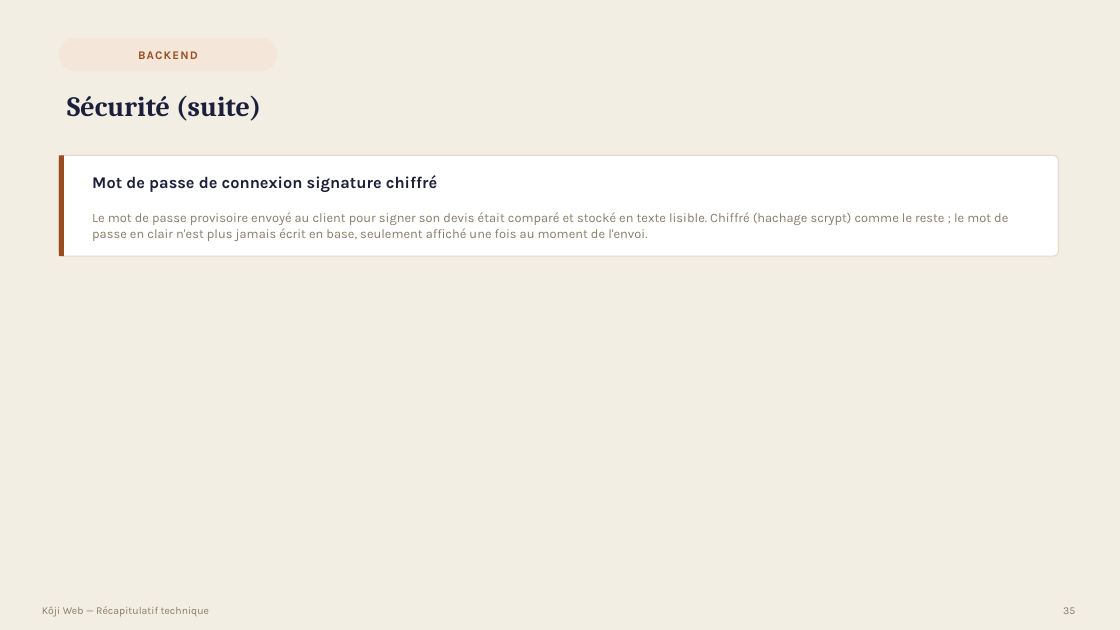
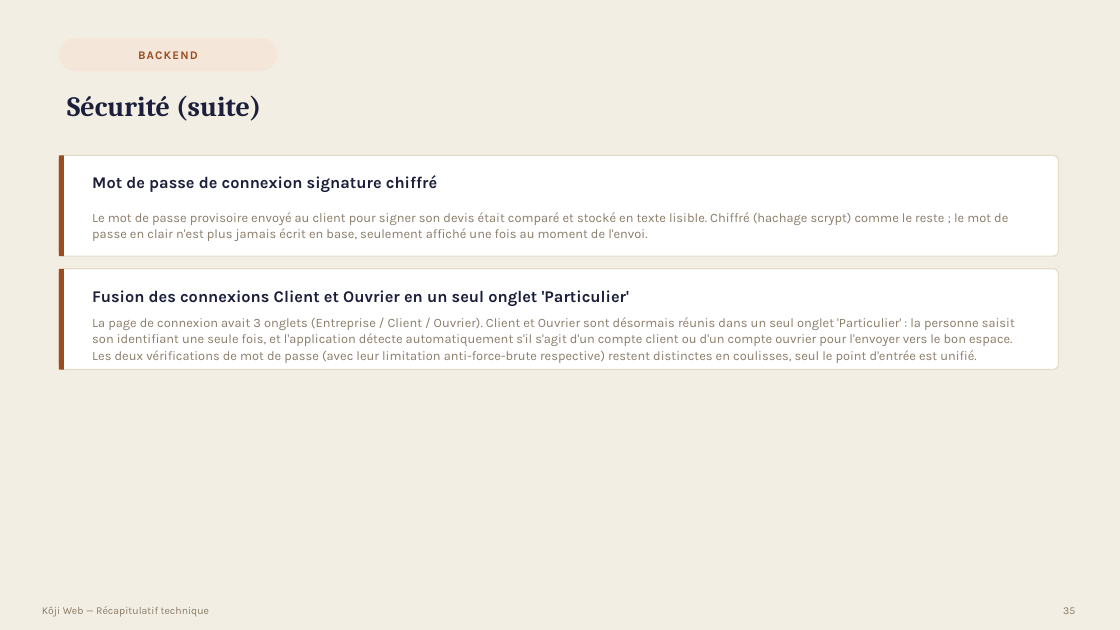
Before and after one commit to bouhouchimira-prog/web-app-Koji, a slide deck: slide 35 of docs/manager-recap/Recap-Koji-Manager.pptx. Drawn at 1120x630 pixels with LibreOffice and Linux fonts; fonts in the diff are those of the drawing. Boxes give left, top, right and bottom in pixels: in the first picture for what was removed or moved away, otherwise in the second. Text is boxed around its words. In the diff, an @@ line names an element or a change of style, - is before the commit and + after.

```diff
--- a/docs/manager-recap/Recap-Koji-Manager.pptx
+++ b/docs/manager-recap/Recap-Koji-Manager.pptx
@@ rounded rectangle added at (59,269,1059,370), fill #FFFFFF, outline #E4DCCB 1 pt @@
@@ rectangle added at (59,269,64,370), fill #9A4C1F @@
@@ text added at (92,290,629,306), 14 pt, text #1B1F3B, bold @@
+Fusion des connexions Client et Ouvrier en un seul onglet 'Particulier'
@@ text added at (92,317,1015,363), 11 pt, text #8A7C68 @@
+La page de connexion avait 3 onglets (Entreprise / Client / Ouvrier). Client et Ouvrier sont désormais réunis dans un seul onglet 'Particulier' : la personne saisit son identifiant une seule fois, et l'application détecte automatiquement s'il s'agit d'un compte client ou d'un compte ouvrier pour l'envoyer vers le bon espace. Les deux vérifications de mot de passe (avec leur limitation anti-force-brute respective) restent distinctes en coulisses, seul le point d'entrée est unifié.
```
Also in this commit, not shown: 12 other slides changed, 1 slide added, 4 other files.
